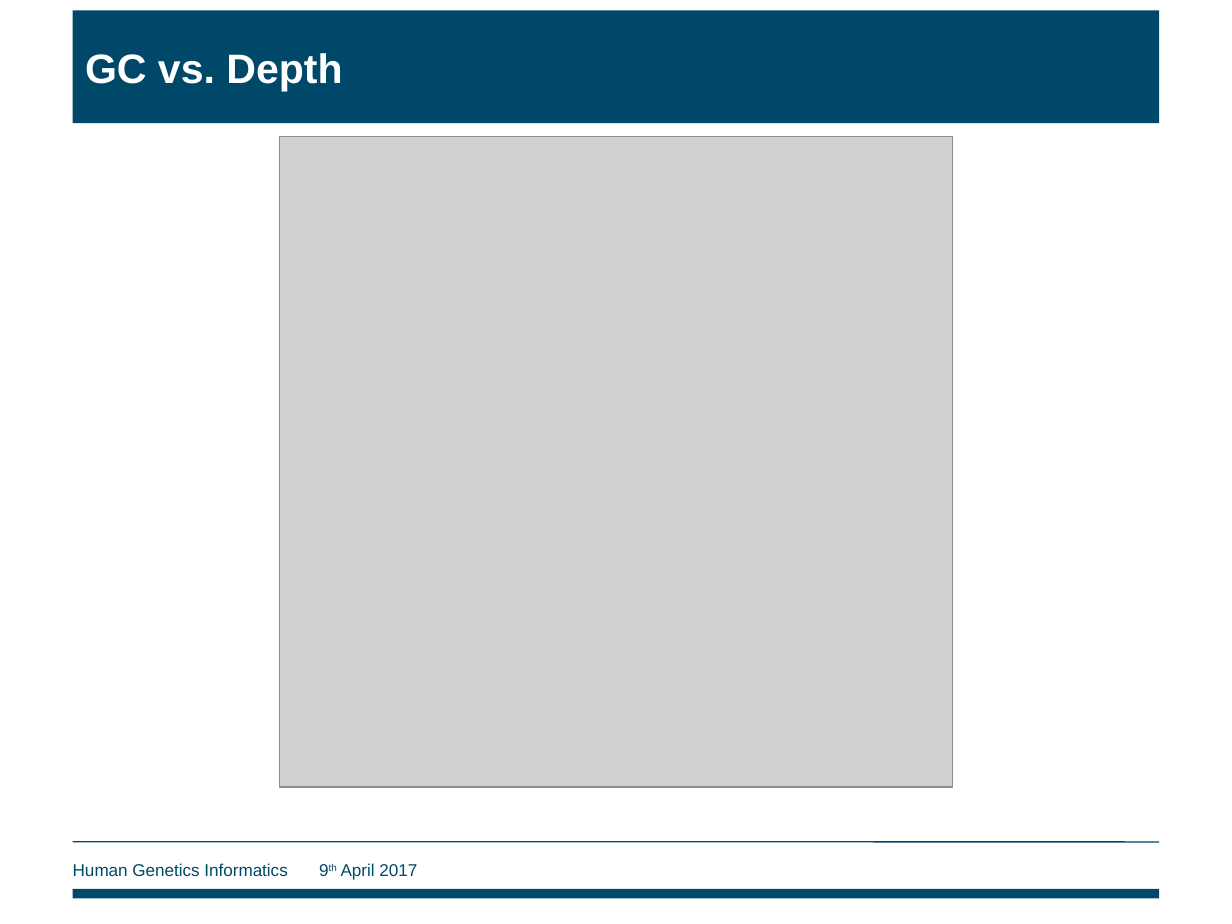
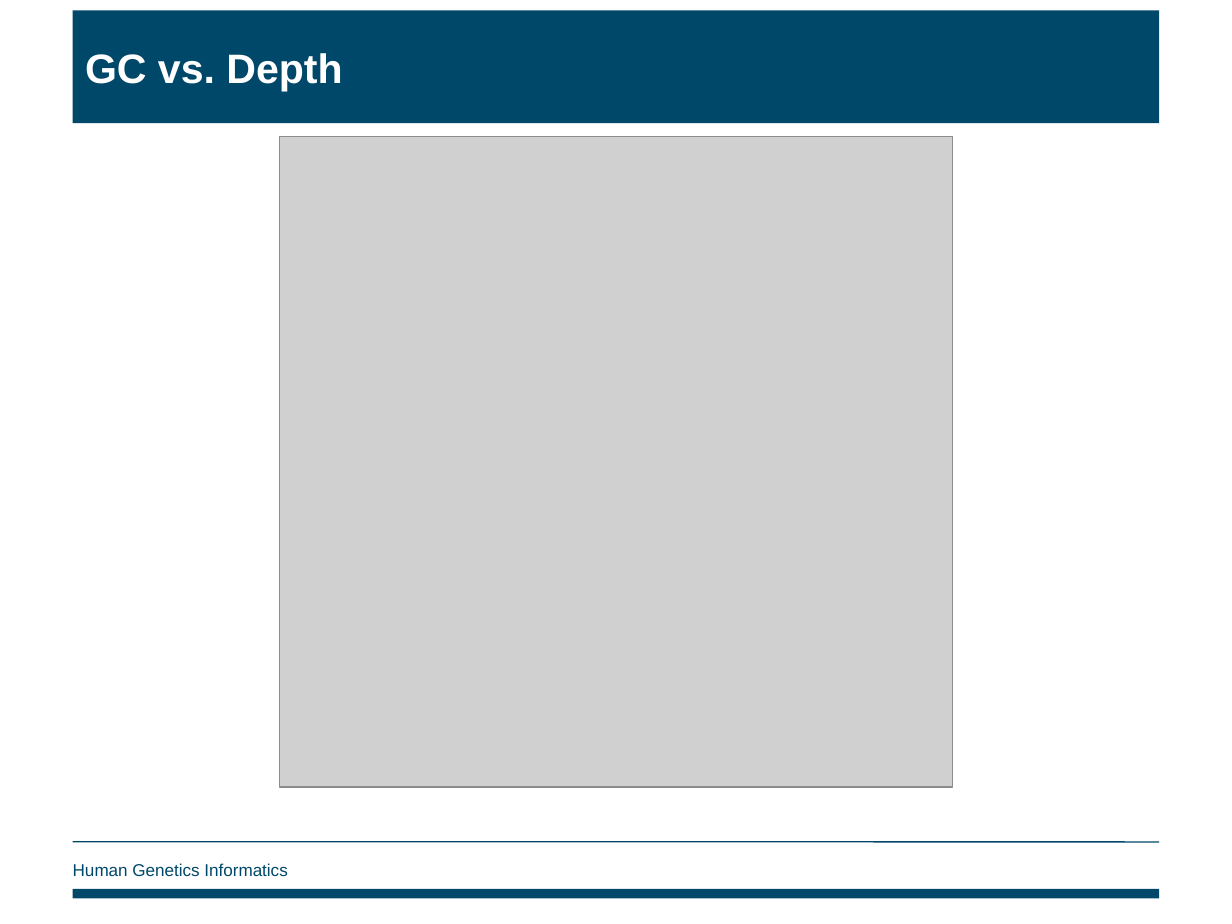
Before and after one commit to wtsi-hgi/ebi-ngs-workshop, a slide deck: slide 19 of lectures/EBI_NGS_rsvc_slides.pptx. Drawn at 1232x924 pixels with LibreOffice and Linux fonts; fonts in the diff are those of the drawing; grey boxes stand for pictures; background and template pictures are left out. Boxes give left, top, right and bottom in pixels: in the first picture for what was removed or moved away, otherwise in the second. Text is boxed around its words. In the diff, an @@ line names an element or a change of style, - is before the commit and + after.

```diff
--- a/lectures/EBI_NGS_rsvc_slides.pptx
+++ b/lectures/EBI_NGS_rsvc_slides.pptx
@@ text at (x1=73, y1=863, x2=287, y2=876): text changed @@
-Human Genetics Informatics 9th April 2017
+Human Genetics Informatics
```
Also in this commit, not shown: 50 other slides changed.
